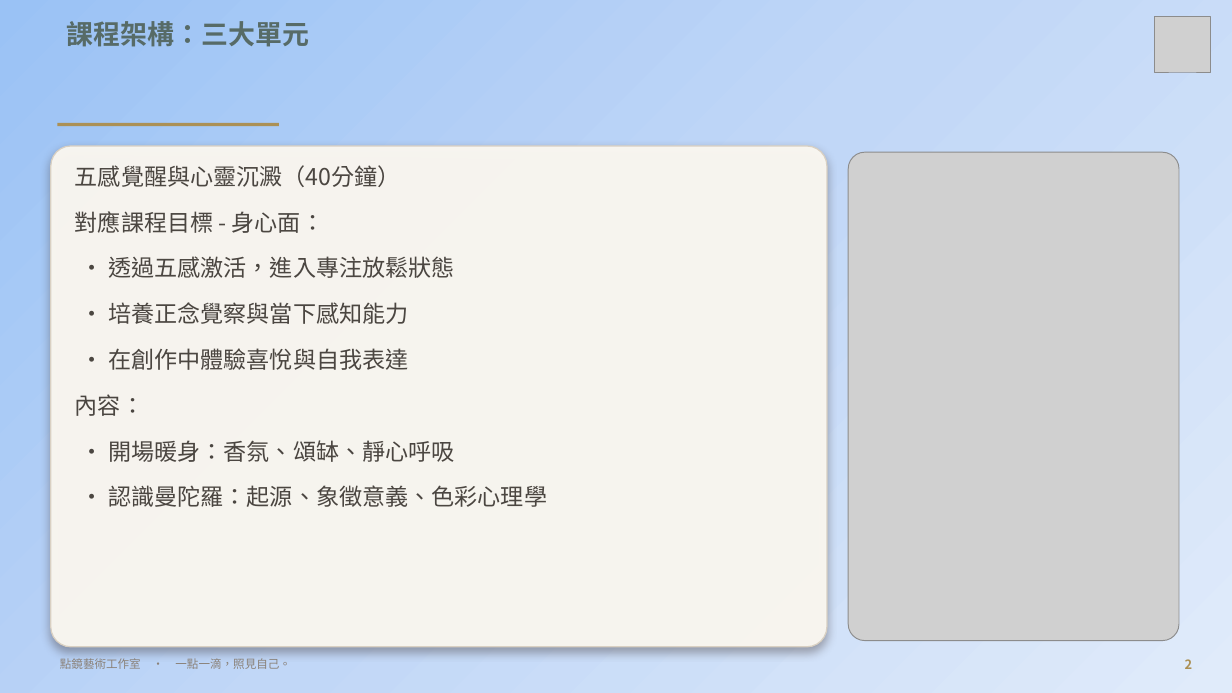
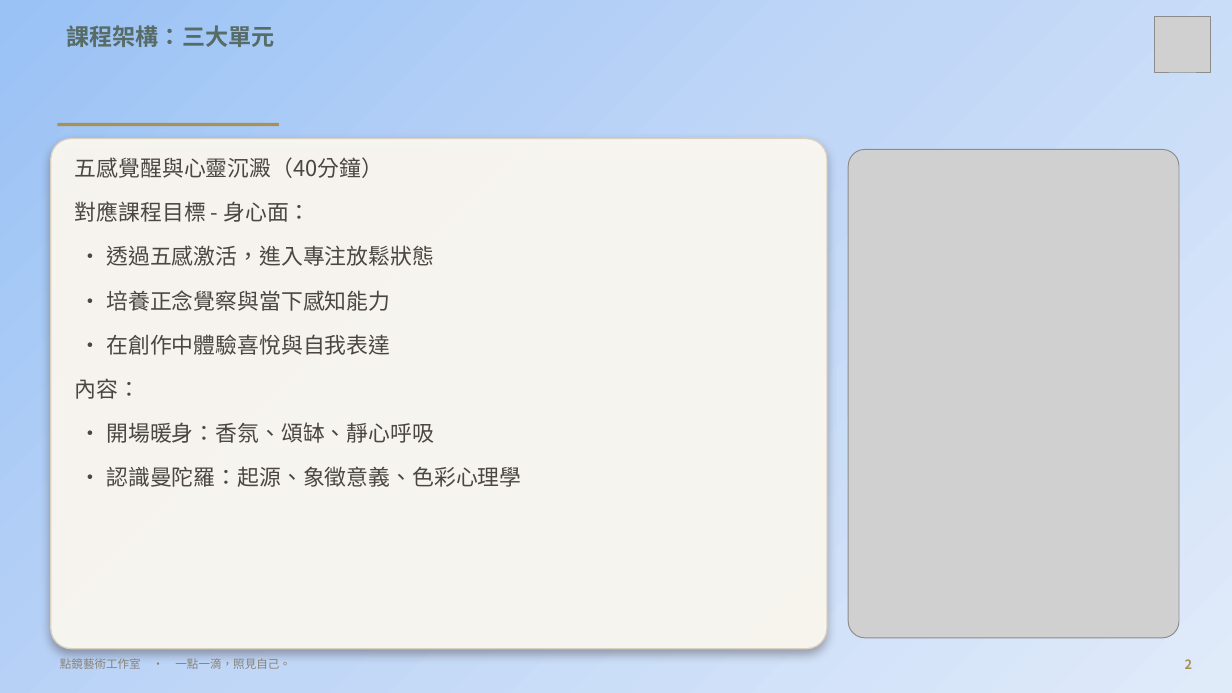
Before and after one commit to serina168/mandala-beginner, a slide deck: slide 2 of 繽紛五感體驗曼陀羅書籤畫_課程大綱.pptx. Drawn at 1232x693 pixels with LibreOffice and Linux fonts; fonts in the diff are those of the drawing; grey boxes stand for pictures; background and template pictures are left out. Boxes give left, top, right and bottom in pixels: in the first picture for what was removed or moved away, otherwise in the second. Text is boxed around its words. In the diff, an @@ line names an element or a change of style, - is before the commit and + after.

```diff
--- a/繽紛五感體驗曼陀羅書籤畫_課程大綱.pptx
+++ b/繽紛五感體驗曼陀羅書籤畫_課程大綱.pptx
@@ title "課程架構：三大單元" at (67,25,275,47): size 21 to 18 pt @@
@@ rounded rectangle: place and size @@
-rounded rectangle at (51,146,827,647)
+rounded rectangle at (51,139,827,649)
@@ subtitle "五感覺醒與心靈沉澱（40分鐘）": place and size @@
-subtitle "五感覺醒與心靈沉澱（40分鐘）" at (75,165,547,507)
+subtitle "五感覺醒與心靈沉澱（40分鐘）" at (75,157,521,487)
@@ subtitle "五感覺醒與心靈沉澱（40分鐘）" at (75,157,521,487): size 18 to 17 pt @@
```
Also in this commit, not shown: 17 other slides changed, 2 other files.
